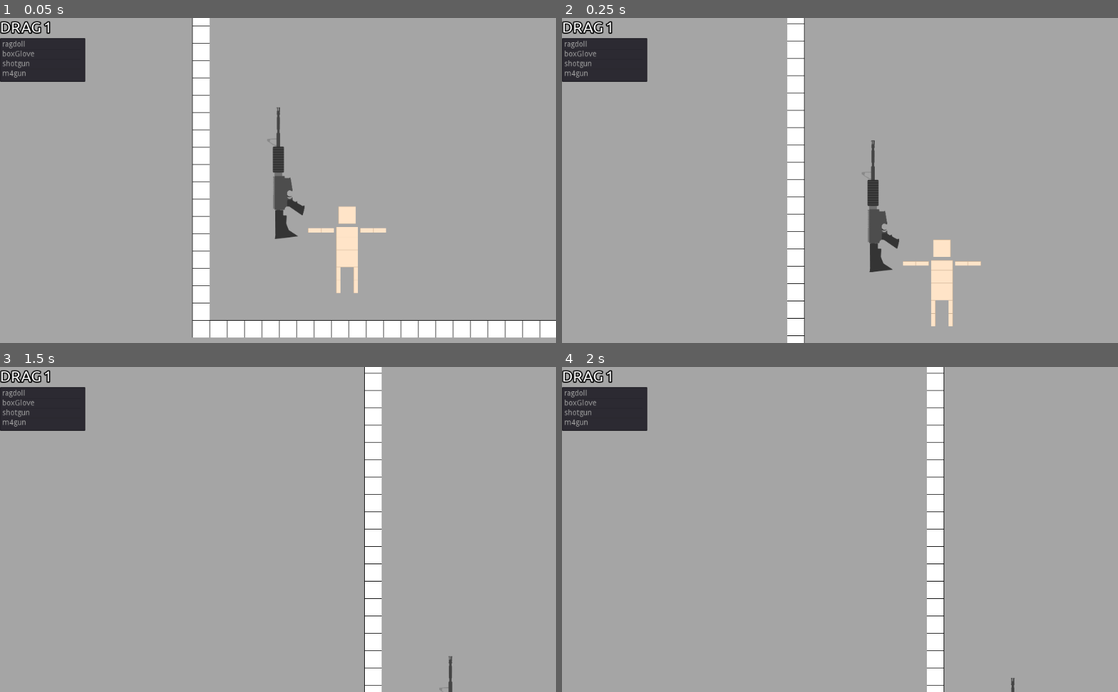
Above: before the commit, frames 1-4 (two rows, left to right).
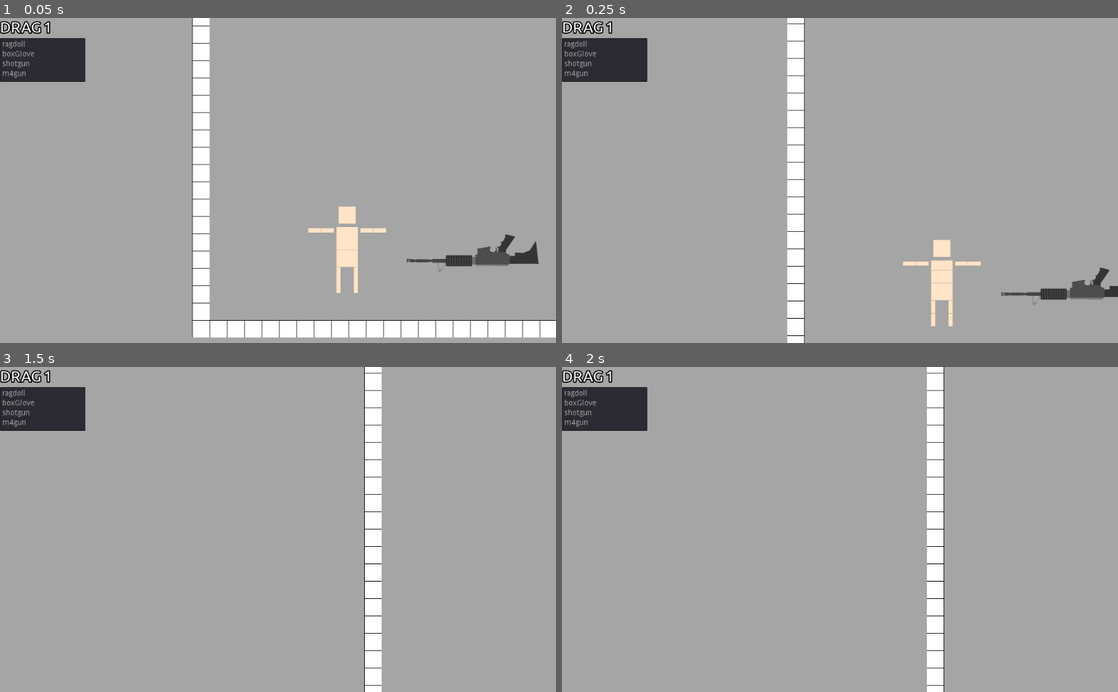
Above: after the commit, the same moments.

Repository: yuval-herman/ragdoll-game
Game: Godot game, scene res://scenes/main.tscn
Same seed, same stepped clock (60 frames per second), same inputs: the game is played once before the commit and once after it.
Inputs (mouse positions are in pixels of both pictures, inside the frame that each line leads up to):
- Up to frame 1 (0.05 s): no input
- Up to frame 2 (0.25 s): no input
- Up to frame 3 (1.5 s): tap Enter at 0.5 s; drag from (450, 669) to (333, 458) at 0.52 s; drag from (166, 545) to (250, 594) at 1.27 s
- Up to frame 4 (2 s): no input

The runs differ from the first frame. In frame 1, 1.7% of the frame differs, in the area x 48-97%, y 27-79%; in frame 2, 1.6%; in frame 3, less than 0.1%; in frame 4, less than 0.1%.

Commit message:
moved and rotated gun

Diff:
--- a/scenes/main.tscn
+++ b/scenes/main.tscn
@@ -106,6 +106,8 @@
 auto_height = true
 
 [node name="m4" parent="." instance=ExtResource( 6 )]
+position = Vector2( 744, 288 )
+rotation = 4.71238
 
 [node name="Tween" type="Tween" parent="."]
 
